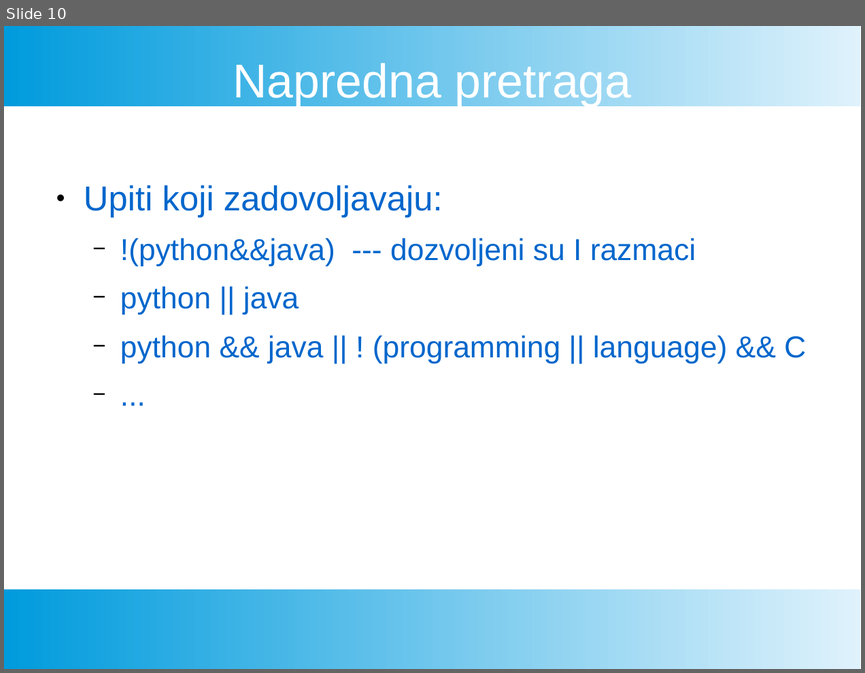
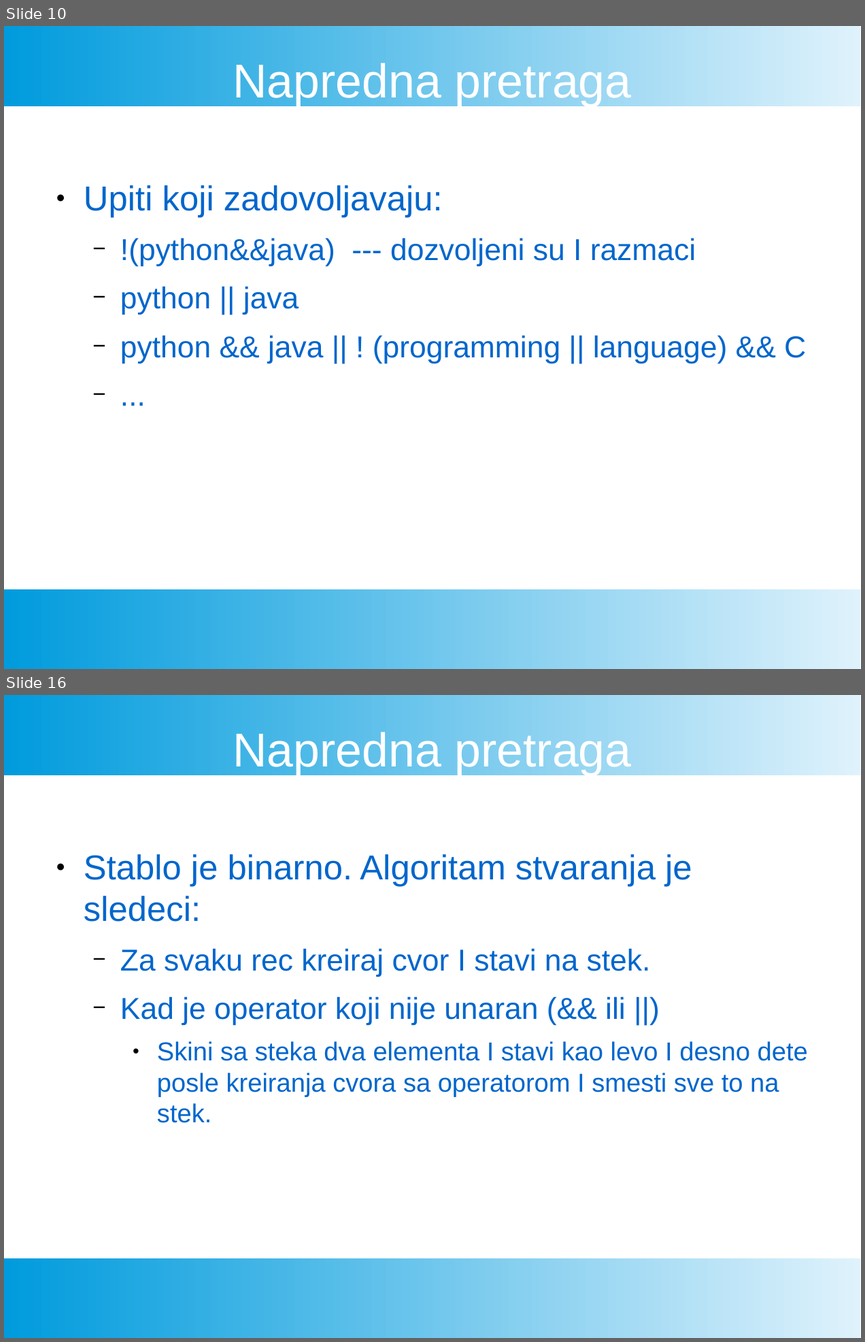
Before and after one commit to FTN-E2-materials/SearchEngine, a slide deck: ProjekatPrezentacija.pptx. Shown one above the other, each under a label of ours: slide 10 before the commit, slides 10 and 16 after it; the slides between them are not shown. The pictures are 865x673 and 865x1342 pixels, drawn with LibreOffice and Linux fonts; fonts in the diff are those of the drawing. Boxes give left, top, right and bottom in pixels: in the first picture for what was removed or moved away, otherwise in the second. Text is boxed around its words. In the diff, an @@ line names an element or a change of style, - is before the commit and + after.

Commit message:
dodata napredna pretraga u prezentaciju

```diff
--- a/ProjekatPrezentacija.pptx
+++ b/ProjekatPrezentacija.pptx
@@ slide 16 added at <box>4,695,861,1338</box>, background #FFFFFF; not listed: 2 template elements that a slide beside it also shows @@
@@ text added at <box>233,732,632,775</box>, 44 pt, text #FFFFFF @@
+Napredna pretraga
@@ text added at <box>84,854,808,1123</box>, 24 pt, text #0066CC @@
+● Stablo je binarno. Algoritam stvaranja je sledeci:
+  − Za svaku rec kreiraj cvor I stavi na stek.
+  − Kad je operator koji nije unaran (&& ili ||)
+    ● Skini sa steka dva elementa I stavi kao levo I desno dete posle kreiranja cvora sa operatorom I smesti sve to na stek.
```
Also in this commit, not shown: 9 other slides added, 1 slide removed, 1 other file.
